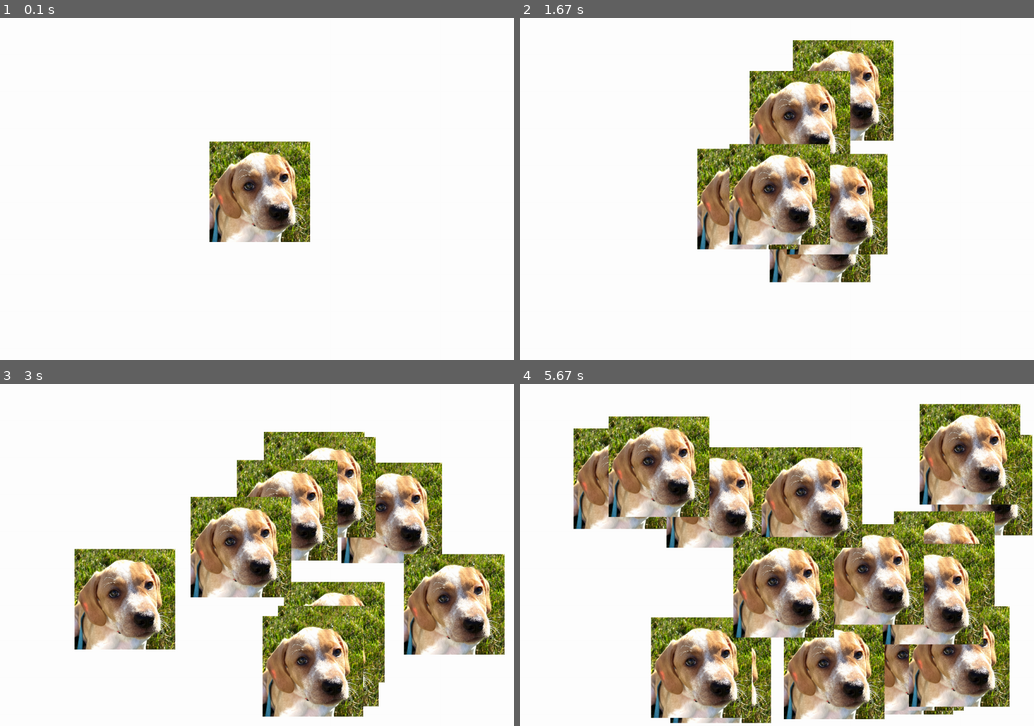
Above: before the commit, frames 1-4 (two rows, left to right).
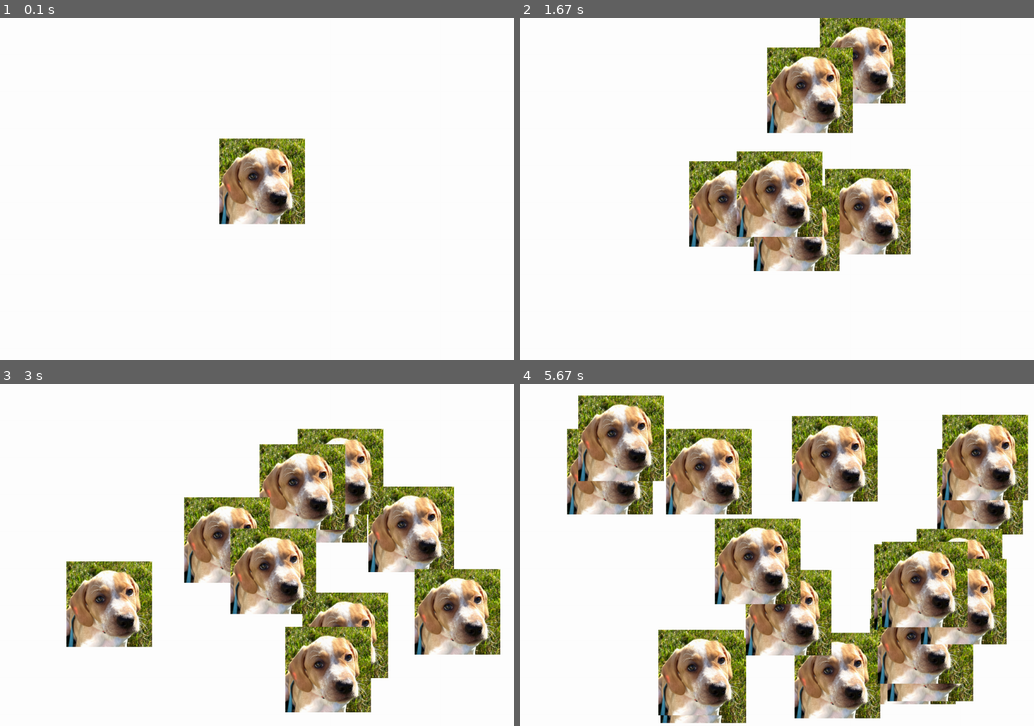
Above: after the commit, the same moments.

Repository: dbiere/PygameGraphicsStudy
Game: pygame game, started from bouncing_banjo.py
Same seed, same stepped clock (60 frames per second), same inputs: the game is played once before the commit and once after it.
Inputs:
- Up to frame 1 (0.1 s): no input
- Up to frame 2 (1.67 s): tap Space at 0.33, 0.73, 1.03, 1.23, 1.57 s
- Up to frame 3 (3 s): tap Space at 1.87, 2.07, 2.37, 2.63, 2.97 s
- Up to frame 4 (5.67 s): tap Space at 3.27, 3.4, 3.8, 4.1, 4.47, 4.87, 5.17, 5.37 s

The runs differ from the first frame. In frame 1, 5.2% of the frame differs, in the area x 40-61%, y 35-66%; in frame 2, 22%; in frame 3, 36%; in frame 4, 57%, in the area x 9-100%, y 3-100%.

Commit message:
Switched from rotozoom to smoothscale and randomized the first Banjo appearance

Diff:
--- a/bouncing_banjo.py
+++ b/bouncing_banjo.py
@@ -21,7 +21,8 @@
                  y_direction=1):
         super(Banjo, self).__init__()
         self.image = pygame.image.load('images/banjo.png').convert_alpha()
-        self.image = pygame.transform.rotozoom(self.image, 0, .25)
+        #self.image = pygame.transform.rotozoom(self.image, 0, .25)
+        self.image = pygame.transform.smoothscale(self.image, (200, 200))
         self.rect = self.image.get_rect()
         self.rect.center = ((GameConstants.SCREEN_WIDTH / 2, GameConstants.SCREEN_HEIGHT / 2))
 
@@ -77,7 +78,7 @@
 
     # Sprites
     banjos = pygame.sprite.Group()
-    banjos.add(Banjo())
+    banjos.add(generate_random_banjo())
 
     # Game loop
     while game_running:
